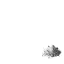
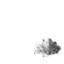
Two versions of the same layered image (64 x 64). Layer-by-layer changes:
painted on "ash.png" over [34, 37, 62, 59]
